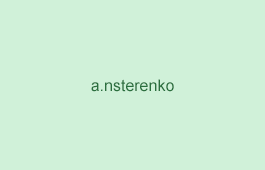
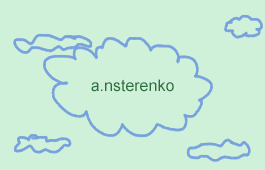
Before/after of a 265×170 layered artwork. What changed in the layer stack:
renamed "Background" to "Шар 0", painted on it over [13, 14, 263, 162]
